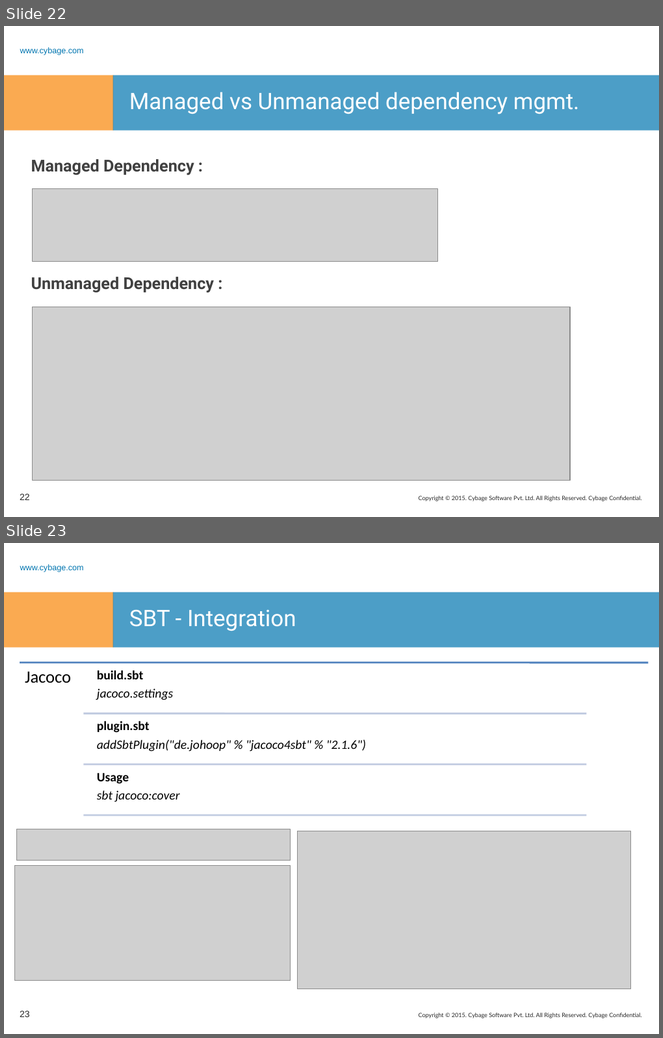
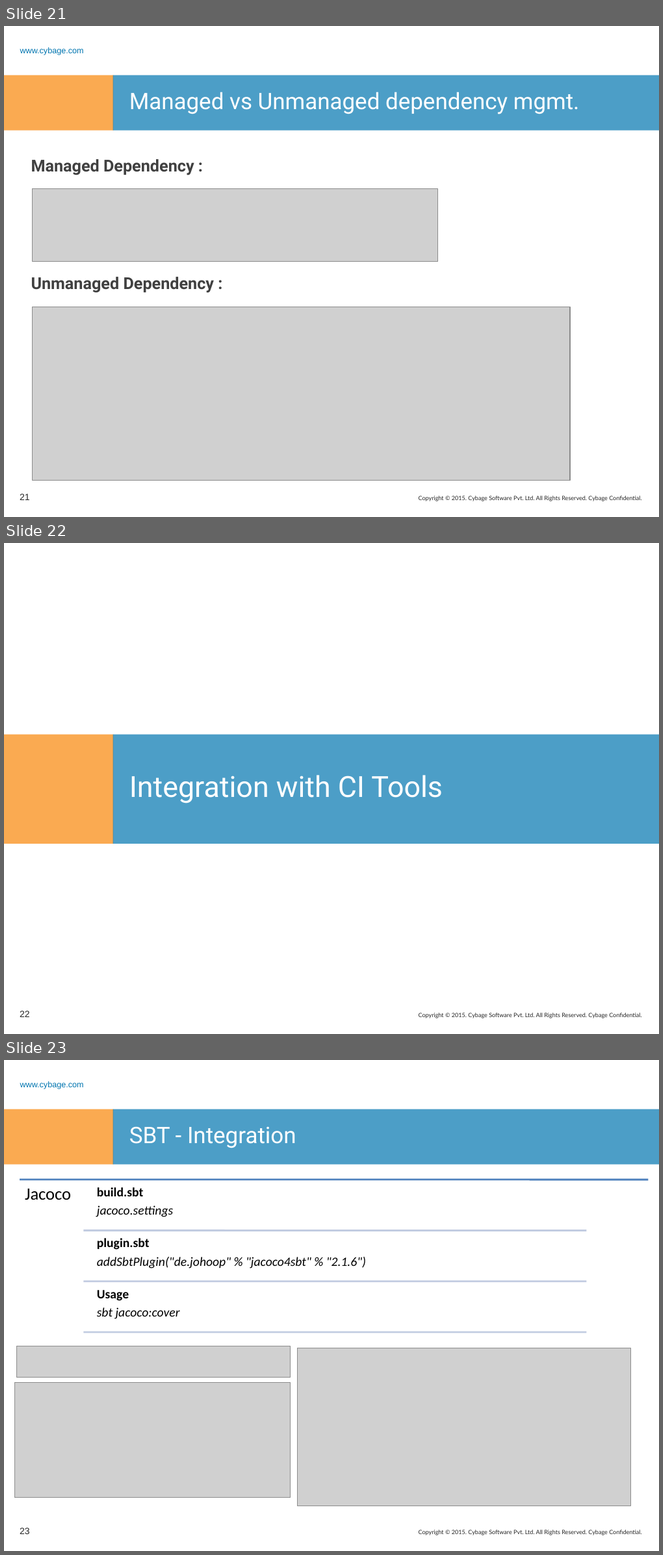
Before and after one commit to rashmitk/Documentation, a slide deck: SBT/SBT.pptx. Shown one above the other, each under a label of ours: slides 22 and 23 before the commit, slides 21, 22 and 23 after it. The pictures are 663x1038 and 663x1555 pixels, drawn with LibreOffice and Linux fonts; fonts in the diff are those of the drawing; grey boxes stand for pictures; background and template pictures are left out. Boxes give left, top, right and bottom in pixels: in the first picture for what was removed or moved away, otherwise in the second. Text is boxed around its words. In the diff, an @@ line names an element or a change of style, - is before the commit and + after.

```diff
--- a/SBT/SBT.pptx
+++ b/SBT/SBT.pptx
@@ slide 22 added at [4,543,659,1034], background #FFFFFF; not listed: 1 template element that a slide beside it also shows @@
@@ rectangle added at [4,734,113,844], fill #F88608 at 70% opacity @@
@@ rectangle added at [113,734,659,844], fill #0075B0 at 70% opacity @@
@@ title added at [129,775,443,804], 32 pt, text #FFFFFF @@
+Integration with CI Tools
@@ page number added at [20,1011,30,1017], 10 pt, text #262626 @@
+22
@@ what was slide 22 is now slide 21 @@
@@ page number at [20,494,30,500]: text changed @@
-22
+21
```
Also in this commit, not shown: 3 slides changed, 2 other slides added, 2 slides removed.
